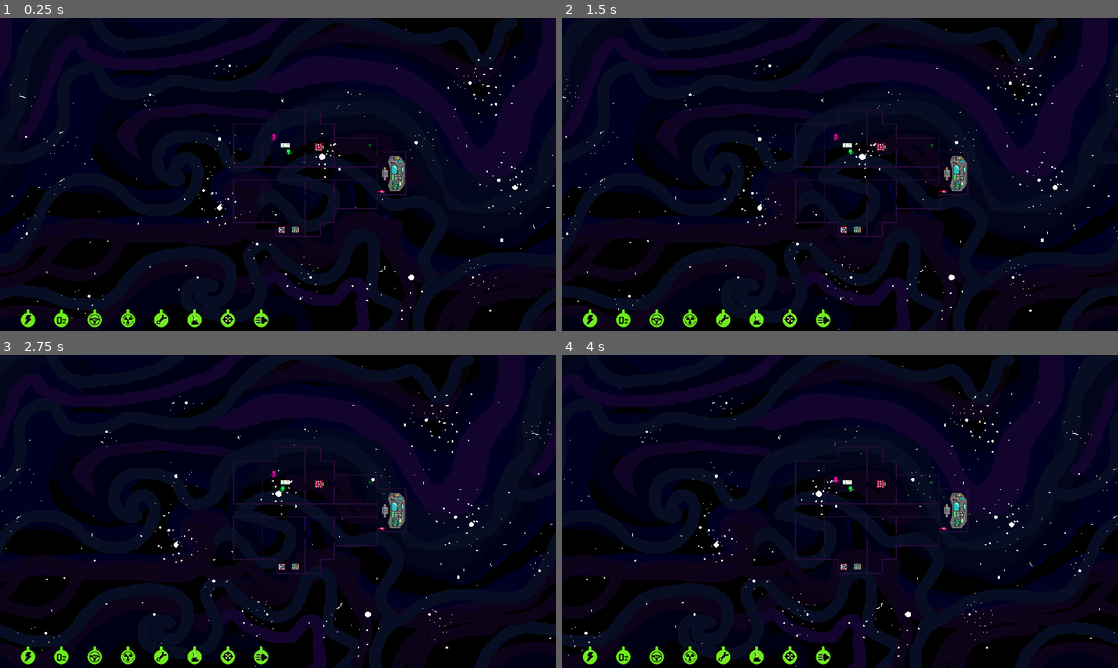
Above: before the commit, frames 1-4 (two rows, left to right).
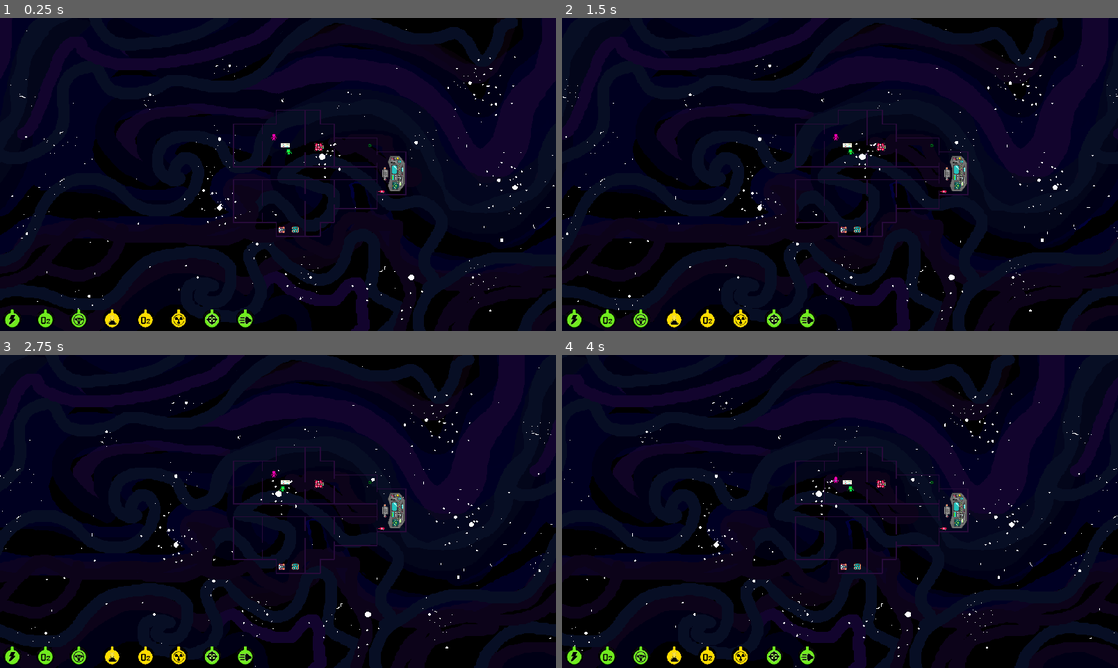
Above: after the commit, the same moments.

Repository: feargrinn/cyberiada2024
Game: Godot game, scene res://scenes/key_scenes/game.tscn
The game is run twice, just before and just after one commit, with the same random seed, the same clock (stepped at 60 frames per second) and the same inputs.
Inputs:
- Up to frame 1 (0.25 s): no input
- Up to frame 2 (1.5 s): tap Enter (interact_B) at 0.5 s; tap S (A_dol) at 0.6 s; tap W (A_gora) at 1.35 s
- Up to frame 3 (2.75 s): tap A (A_lewo) at 2.1 s
- Up to frame 4 (4 s): tap D (A_prawo) at 2.85 s; tap Down (B_dol) at 3.6 s

The runs differ from the first frame. In frame 1, 1.6% of the frame differs, in the area x 0-49%, y 93-100%; in frame 2, 1.6%; in frame 3, 1.7%; in frame 4, 1.7%.

Commit message:
pierdoli¢ literøwki.
I hate everything

Diff:
--- a/scenes/key_scenes/game.tscn
+++ b/scenes/key_scenes/game.tscn
@@ -12,10 +12,10 @@
 [ext_resource type="PackedScene" uid="uid://8l3xkxatwxlj" path="res://scenes/smaller_scenes/valve.tscn" id="9_e188o"]
 [ext_resource type="Texture2D" uid="uid://vvhk1pvjkfer" path="res://textures/statek/ship_ref.png" id="11_dk6ki"]
 [ext_resource type="PackedScene" uid="uid://c3er8gmc1yhdc" path="res://scenes/smaller_scenes/oxygen_fixer.tscn" id="11_njxq5"]
-[ext_resource type="PackedScene" path="res://scenes/smaller_scenes/extinguisher.tscn" id="11_tvbxs"]
+[ext_resource type="PackedScene" uid="uid://dhawgog1wv7ao" path="res://scenes/smaller_scenes/extinguisher.tscn" id="11_tvbxs"]
 [ext_resource type="Texture2D" uid="uid://dhbblg65bmarf" path="res://textures/Symbole GUI statku/EnergiaGood.png" id="13_tejoq"]
 [ext_resource type="Texture2D" uid="uid://6ljgm8vxghyi" path="res://textures/consol_kokpit.png" id="14_iqsbj"]
-[ext_resource type="Texture2D" uid="uid://71eba7k7pn8o" path="res://textures/Symbole GUI statku/o2Good.png" id="14_vuio4"]
+[ext_resource type="Texture2D" uid="uid://71eba7k7pn8o" path="res://textures/Symbole GUI statku/O 2Good.png" id="14_vuio4"]
 [ext_resource type="Texture2D" uid="uid://2pan1c2pbhsd" path="res://textures/reaktor.png" id="15_pwgwn"]
 [ext_resource type="Texture2D" uid="uid://5evfsd4vftr2" path="res://textures/Symbole GUI statku/KokpitGood.png" id="15_wf0lg"]
 [ext_resource type="Texture2D" uid="uid://bfaub4ja2x5gt" path="res://textures/Symbole GUI statku/ReaktorGood.png" id="16_63hdj"]
@@ -184,56 +184,56 @@
 
 [node name="cisnienie" type="Control" parent="MarginContainer/HBoxContainer/HBoxContainer"]
 layout_mode = 2
-size_flags_horizontal = 6
+size_flags_horizontal = 3
 
 [node name="Sprite2D" type="Sprite2D" parent="MarginContainer/HBoxContainer/HBoxContainer/cisnienie"]
 texture = ExtResource("13_tejoq")
 
 [node name="energia" type="Control" parent="MarginContainer/HBoxContainer/HBoxContainer"]
 layout_mode = 2
-size_flags_horizontal = 6
+size_flags_horizontal = 3
 
 [node name="Sprite2D" type="Sprite2D" parent="MarginContainer/HBoxContainer/HBoxContainer/energia"]
 texture = ExtResource("14_vuio4")
 
 [node name="kokpit" type="Control" parent="MarginContainer/HBoxContainer/HBoxContainer"]
 layout_mode = 2
-size_flags_horizontal = 6
+size_flags_horizontal = 3
 
 [node name="Sprite2D" type="Sprite2D" parent="MarginContainer/HBoxContainer/HBoxContainer/kokpit"]
 texture = ExtResource("15_wf0lg")
 
 [node name="lab" type="Control" parent="MarginContainer/HBoxContainer/HBoxContainer"]
 layout_mode = 2
-size_flags_horizontal = 6
+size_flags_horizontal = 3
 
 [node name="Sprite2D" type="Sprite2D" parent="MarginContainer/HBoxContainer/HBoxContainer/lab"]
 texture = ExtResource("16_63hdj")
 
 [node name="o2" type="Control" parent="MarginContainer/HBoxContainer/HBoxContainer"]
 layout_mode = 2
-size_flags_horizontal = 6
+size_flags_horizontal = 3
 
 [node name="Sprite2D" type="Sprite2D" parent="MarginContainer/HBoxContainer/HBoxContainer/o2"]
 texture = ExtResource("17_pxd5n")
 
 [node name="reaktor" type="Control" parent="MarginContainer/HBoxContainer/HBoxContainer"]
 layout_mode = 2
-size_flags_horizontal = 6
+size_flags_horizontal = 3
 
 [node name="Sprite2D" type="Sprite2D" parent="MarginContainer/HBoxContainer/HBoxContainer/reaktor"]
 texture = ExtResource("18_0hldj")
 
 [node name="silnik" type="Control" parent="MarginContainer/HBoxContainer/HBoxContainer"]
 layout_mode = 2
-size_flags_horizontal = 6
+size_flags_horizontal = 3
 
 [node name="Sprite2D" type="Sprite2D" parent="MarginContainer/HBoxContainer/HBoxContainer/silnik"]
 texture = ExtResource("19_1n7c5")
 
 [node name="workshop" type="Control" parent="MarginContainer/HBoxContainer/HBoxContainer"]
 layout_mode = 2
-size_flags_horizontal = 6
+size_flags_horizontal = 3
 
 [node name="Sprite2D" type="Sprite2D" parent="MarginContainer/HBoxContainer/HBoxContainer/workshop"]
 texture = ExtResource("20_pm5kd")
--- a/scripts/game.gd
+++ b/scripts/game.gd
@@ -10,9 +10,40 @@
 	if Input.is_action_just_released("ui_cancel"):
 		get_tree().change_scene_to_file("res://scenes/key_scenes/main_menu.tscn")
 	for a in $"../MarginContainer/HBoxContainer/HBoxContainer".get_children():
-		print(a)
 		var b = a.name
 		print(b,'is the thing im tryna print ',Globals.get(b))
+		#var good_texture_path = base_path + node_name + "good.png"
+		#var mid_texture_path = base_path + node_name + "mid.png"
+		#var bad_texture_path = base_path + node_name + "bad.png"
+		var teksturka_loc = "../MarginContainer/HBoxContainer/HBoxContainer/"+b+"/Sprite2D"
+		if Globals.get(b) > 66:
+			#$"../MarginContainer/HBoxContainer/HBoxContainer/cisnienie/Sprite2D"
+			#$"../MarginContainer/HBoxContainer/HBoxContainer/lab"
+			#get_node(teksturka_loc).Texture = ("res://textures/Symbole GUI statku/" + b.capitalize() + "good.png")
+			pass
+			#"res://textures/Symbole GUI statku/CisnienieMid.png
+		elif Globals.get(b) <= 66 and Globals.get(b) > 33:
+			#po ilosci printow widac ze przeszlam przez stany emocjonalne piszac ten kod
+			#print(b)
+			#print(teksturka_loc)
+			#print("../MarginContainer/HBoxContainer/HBoxContainer/lab/Sprite2D")
+			#print($"../MarginContainer/HBoxContainer/HBoxContainer/lab/Sprite2D")
+			#print(get_node(teksturka_loc))
+			#if teksturka_loc == "../MarginContainer/HBoxContainer/HBoxContainer/lab/Sprite2D":
+			#	print('EUREKA')
+			#print(get_node("\"../MarginContainer/HBoxContainer/HBoxContainer/"+b+"/Sprite2D"))
+			#print($"../MarginContainer/HBoxContainer/HBoxContainer/lab/Sprite2D")
+			#print($"../MarginContainer/HBoxContainer/HBoxContainer/cisnienie/Sprite2D".texture)
+			#print(get_node(teksturka_loc).get_child(0))
+			print("res://textures/Symbole GUI statku/" + b.capitalize() + "Mid.png")
+			var kurwatura = load("res://textures/Symbole GUI statku/" + b.capitalize() + "Mid.png")
+			get_node(teksturka_loc).texture = kurwatura
+
+			print('abrakurva')
+		elif Globals.get(b) <=33  and Globals.get(b) >0:
+			pass
+		elif Globals.get(b) ==0:
+			pass
 
 #this just kinda appeared on me???
 #<<<<<<< Updated upstream
Renamed: textures/Symbole GUI statku/o2Bad.png -> textures/Symbole GUI statku/O 2Bad.png
Not shown, changed: textures/Symbole GUI statku/O 2Bad.png.import
Renamed: textures/Symbole GUI statku/o2Good.png -> textures/Symbole GUI statku/O 2Good.png
Not shown, changed: textures/Symbole GUI statku/O 2Good.png.import
Renamed: textures/Symbole GUI statku/o2Mid.png -> textures/Symbole GUI statku/O 2Mid.png
Not shown, changed: textures/Symbole GUI statku/O 2Mid.png.import
